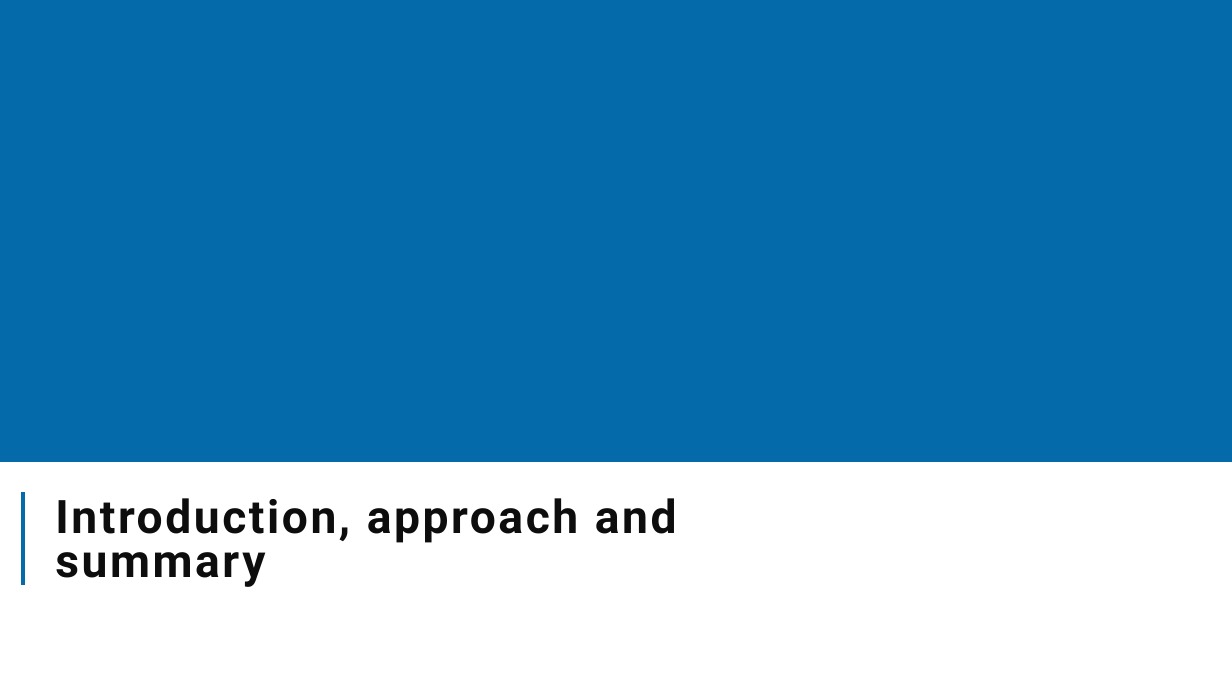
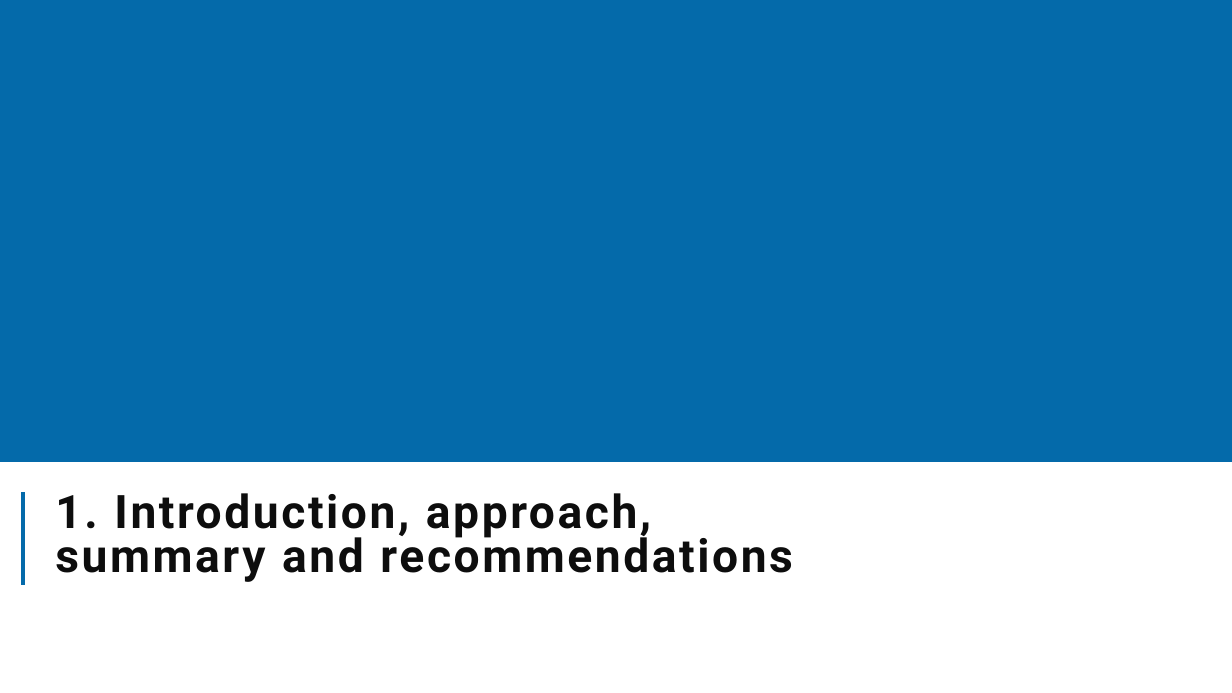
Before and after one commit to The-Strategy-Unit/nhp_sbr_impacts, a slide deck: slide 2 of NHP_SBR impacts_2024.pptx. Drawn at 1232x693 pixels with LibreOffice and Linux fonts; fonts in the diff are those of the drawing; background and template pictures are left out. Boxes give left, top, right and bottom in pixels: in the first picture for what was removed or moved away, otherwise in the second. Text is boxed around its words. In the diff, an @@ line names an element or a change of style, - is before the commit and + after.

Commit message:
Added summary results sections to qmd/pptx output. Minor tweaks to template layout. Latest render aded.
Unknown changes (accidental space?) to causal impact script :-).

```diff
--- a/NHP_SBR impacts_2024.pptx
+++ b/NHP_SBR impacts_2024.pptx
@@ title at <box>55,493,792,582</box>: text changed @@
-Introduction, approach and summary
+1. Introduction, approach, summary and recommendations
```
Also in this commit, not shown: 13 other slides changed, 17 slides added, 3 other files.
